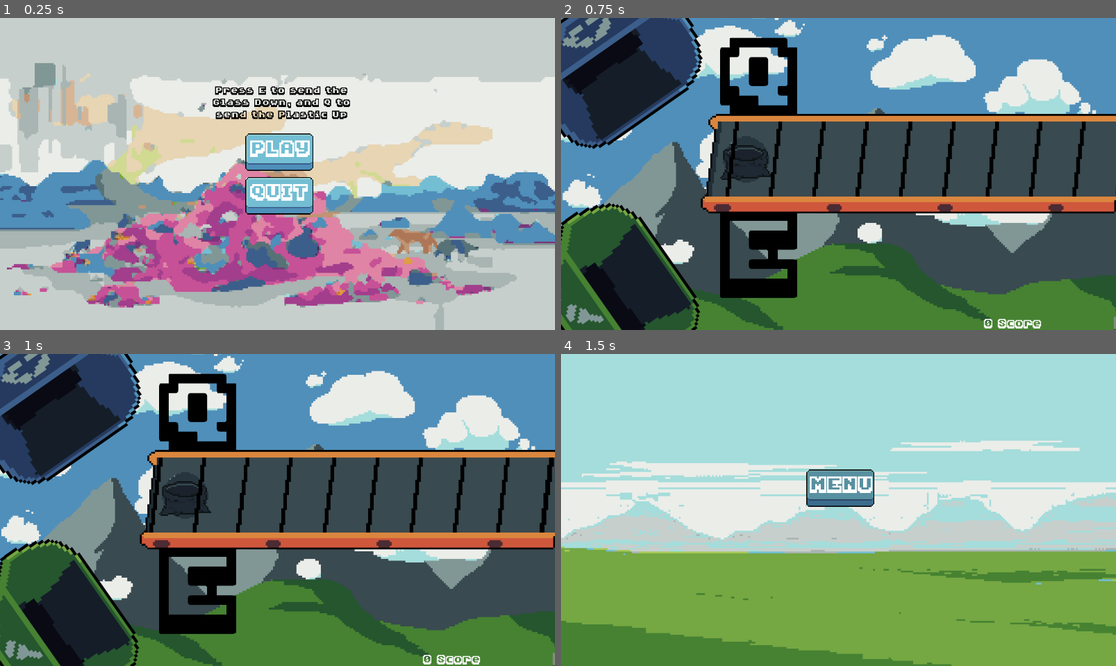
Above: before the commit, frames 1-4 (two rows, left to right).
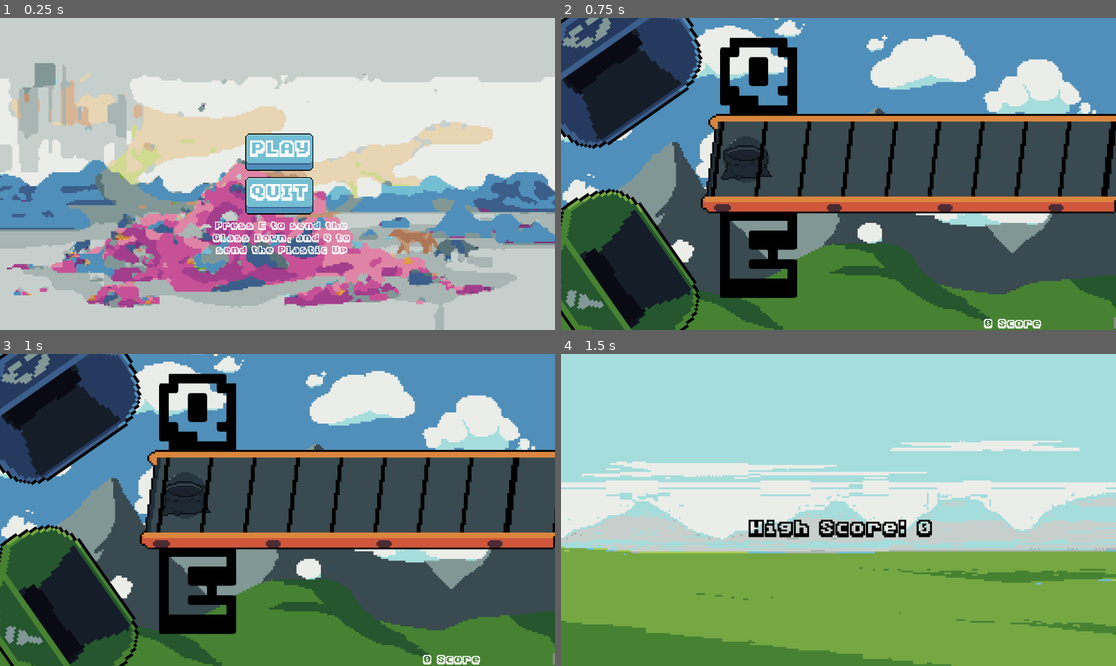
Above: after the commit, the same moments.

Repository: piperinnshall/wlgg-world-day
Game: Godot game, scene res://src/stages/main_menu.tscn
The game is run twice, just before and just after one commit, with the same random seed, the same clock (stepped at 60 frames per second) and the same inputs. Sound files missing from this copy of the repository are replaced by a short silence.
Inputs:
- Up to frame 1 (0.25 s): no input
- Up to frame 2 (0.75 s): click "PLAY" at 0.5 s
- Up to frame 3 (1 s): no input
- Up to frame 4 (1.5 s): click "MENU" at 1.25 s

The runs differ from the first frame. In frame 1, 2.3% of the frame differs, in the area x 38-64%, y 21-76%; in frame 2, 7.8%; in frame 3, 7.9%, in the area x 0-100%, y 33-100%; in frame 4, 2.3%.

Commit message:
chore: backup uploaded ver

Diff:
--- a/src/nodes/bins.tscn
+++ b/src/nodes/bins.tscn
@@ -23,7 +23,7 @@
 vframes = 2
 
 [node name="GlassBin" type="Node2D" parent="."]
-position = Vector2(180, 950)
+position = Vector2(180, 900)
 rotation = 0.959931
 scale = Vector2(2, 2)
 
--- a/src/scripts/belt.gd
+++ b/src/scripts/belt.gd
@@ -1,6 +1,6 @@
 extends Sprite2D
 
-@export var move_speed: float = 3.5
+@export var move_speed: float = 8.5
 
 static var SPAWN_POSITION: Vector2 = Vector2(1920 + 600, 540)
 static var FINAL_POSITION: float = 1070.0
--- a/src/scripts/end_menu.gd
+++ b/src/scripts/end_menu.gd
@@ -1,7 +1,17 @@
 extends Control
 
-func _on_quit_pressed() -> void:
+func _ready() -> void:
+	# Connect to the high score signal
+	Signals.high_score.connect(high_score)
+
+	# Set initial display
+	%HighScoreLabel.text = "High Score: 0"
+
+func high_score(new_high_score: int) -> void:
+	%HighScoreLabel.text = "HIGH SCORE: " + str(new_high_score)
+
+func on_quit_pressed() -> void:
 	get_tree().quit()
 
-func _on_menu_button_pressed() -> void:
-	get_tree().change_scene_to_file("res://src/nodes/main_menu.tscn")
+func on_menu_button_pressed() -> void:
+	get_tree().change_scene_to_file("res://src/stages/main_menu.tscn")
--- a/src/scripts/key_moving.gd
+++ b/src/scripts/key_moving.gd
@@ -1,6 +1,6 @@
 extends Sprite2D
 
-@export var move_speed: float = 3.5
+@export var move_speed: float = 8.5
 @export var vertical_speed: float = 0.0
 
 var pos_x: float = 1940
--- a/src/scripts/level_editor.gd
+++ b/src/scripts/level_editor.gd
@@ -29,6 +29,7 @@
 		var km_times_arr = str_to_var(km_times)
 
 		var counter: int = 0
+
 		for key in km_times_arr:
 
 			var button_name: String = ""
@@ -51,5 +52,4 @@
 	Signals.create_moving_key.emit(button_name)
 
 func _on_music_player_finished() -> void:
-	print("test")
 	get_tree().change_scene_to_file("res://src/stages/end_menu.tscn")
--- a/src/scripts/level_ui.gd
+++ b/src/scripts/level_ui.gd
@@ -2,17 +2,23 @@
 
 var score: int = 0
 var combo_count: int = 0
+var high_score: int = 0
 
 func _ready() -> void:
 	Signals.increment_score.connect(increment_score)
 	Signals.increment_combo.connect(increment_combo)
 	Signals.reset_combo.connect(reset_combo)
-
 	reset_combo()
 
 func increment_score(increment: int):
 	score += increment
-	%ScoreLabel.text = str(score) +  " Score"
+	%ScoreLabel.text = str(score) + " Score"
+
+	# Check if we have a new high score
+	if score > high_score:
+		high_score = score
+		print("New high score: " + str(high_score) + ", emitting signal")
+		Signals.high_score.emit(high_score)
 
 func increment_combo():
 	combo_count += 1
--- a/src/scripts/signals.gd
+++ b/src/scripts/signals.gd
@@ -7,3 +7,5 @@
 
 signal create_moving_key(button_name: String)
 signal key_listener_press(button_name: String, array_num: int)
+
+signal high_score(score: int)
--- a/src/stages/end_menu.tscn
+++ b/src/stages/end_menu.tscn
@@ -11,7 +11,7 @@
 [sub_resource type="StyleBoxEmpty" id="StyleBoxEmpty_suh6a"]
 
 [node name="EndMenu" type="Control"]
-z_index = 100
+z_index = 4096
 layout_mode = 3
 anchors_preset = 15
 anchor_right = 1.0
@@ -20,11 +20,6 @@
 grow_vertical = 2
 script = ExtResource("1_e6kkl")
 
-[node name="Background" type="Sprite2D" parent="."]
-position = Vector2(960, 540)
-scale = Vector2(1.2, 1.2)
-texture = ExtResource("1_hofor")
-
 [node name="MarginContainer" type="MarginContainer" parent="."]
 layout_mode = 1
 anchors_preset = 8
@@ -32,9 +27,9 @@
 anchor_top = 0.5
 anchor_right = 0.5
 anchor_bottom = 0.5
-offset_left = -19.5
+offset_left = -21.0
 offset_top = -25.0
-offset_right = 19.5
+offset_right = 21.0
 offset_bottom = 25.0
 grow_horizontal = 2
 grow_vertical = 2
@@ -69,6 +64,26 @@
 vertical_alignment = 1
 script = ExtResource("5_ibb8y")
 
+[node name="CanvasLayer" type="CanvasLayer" parent="."]
+
+[node name="HighScoreLabel" type="RichTextLabel" parent="CanvasLayer"]
+unique_name_in_owner = true
+z_index = 6
+offset_left = 315.0
+offset_top = 560.0
+offset_right = 1621.0
+offset_bottom = 649.0
+theme_override_colors/default_color = Color(0, 0, 0, 1)
+theme_override_fonts/normal_font = ExtResource("4_8fcpd")
+theme_override_font_sizes/normal_font_size = 100
+text = "HIGH SCORE: 0"
+horizontal_alignment = 1
+
+[node name="Background" type="Sprite2D" parent="."]
+position = Vector2(960, 540)
+scale = Vector2(1.2, 1.2)
+texture = ExtResource("1_hofor")
+
 [connection signal="button_down" from="MarginContainer/VBoxContainer/MenuButton" to="MarginContainer/VBoxContainer/MenuButton/RichTextLabel" method="_on_play_button_button_down"]
 [connection signal="button_down" from="MarginContainer/VBoxContainer/MenuButton" to="MarginContainer/VBoxContainer/MenuButton/RichTextLabel" method="_on_menu_button_button_down"]
 [connection signal="button_up" from="MarginContainer/VBoxContainer/MenuButton" to="MarginContainer/VBoxContainer/MenuButton/RichTextLabel" method="_on_play_button_button_up"]
--- a/src/stages/main_menu.tscn
+++ b/src/stages/main_menu.tscn
@@ -29,11 +29,10 @@
 
 [node name="RichTextLabel" type="RichTextLabel" parent="Sprite2D"]
 offset_left = -231.483
-offset_top = -257.551
+offset_top = 132.449
 offset_right = 254.517
-offset_bottom = -98.5506
+offset_bottom = 291.449
 theme = ExtResource("3_8e76j")
-theme_override_colors/default_color = Color(0, 0, 0, 1)
 theme_override_fonts/normal_font = ExtResource("4_liwee")
 theme_override_font_sizes/normal_font_size = 40
 text = "Press E to send the Glass Down, and Q to send the Plastic Up"
Not shown, changed: export_presets.cfg
